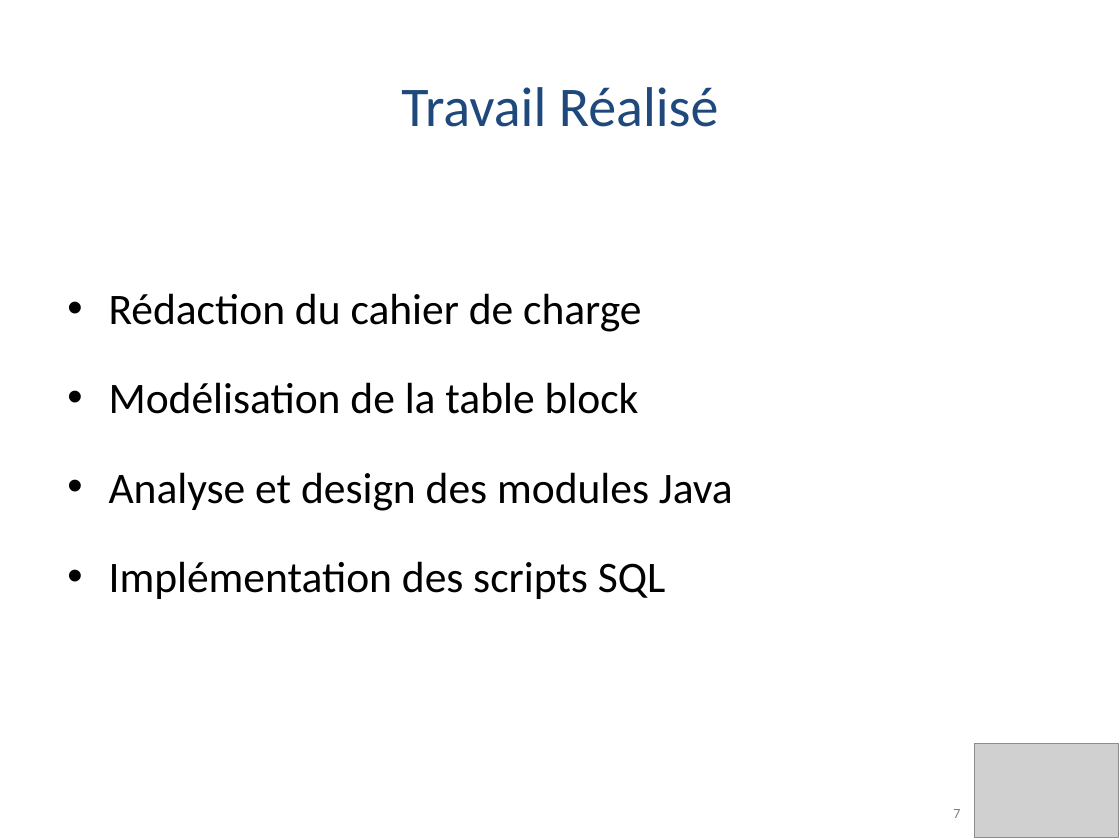
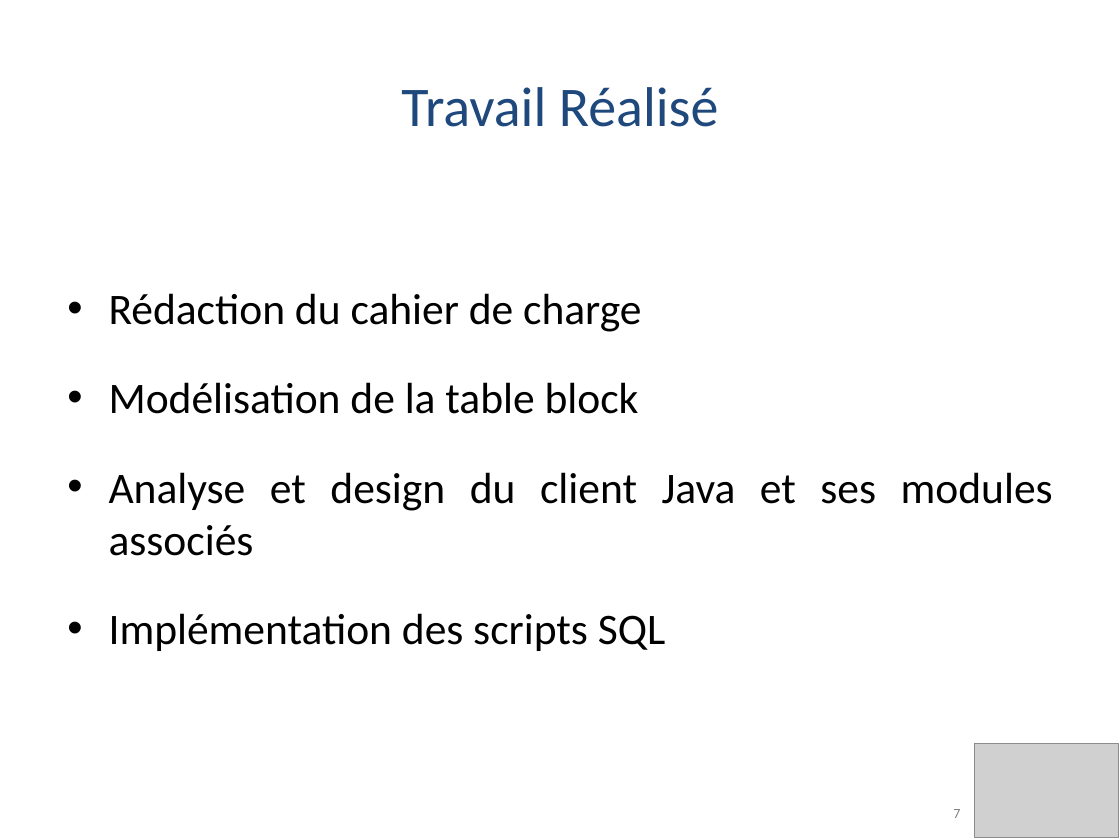
Before and after one commit to PierreSQS/Mubiz, a slide deck: slide 7 of Documents/Soutenance_Final_Pierre_et_Odile-20170314.pptx. Drawn at 1120x840 pixels with LibreOffice and Linux fonts; fonts in the diff are those of the drawing; grey boxes stand for pictures; background and template pictures are left out. Boxes give left, top, right and bottom in pixels: in the first picture for what was removed or moved away, otherwise in the second. Text is boxed around its words. In the diff, an @@ line names an element or a change of style, - is before the commit and + after.

Commit message:
Last changes before final Preentation

```diff
--- a/Documents/Soutenance_Final_Pierre_et_Odile-20170314.pptx
+++ b/Documents/Soutenance_Final_Pierre_et_Odile-20170314.pptx
@@ text at [109,472,1053,556]: text changed @@
-• Analyse et design des modules Java
+• Analyse et design du client Java et ses modules associés
```
